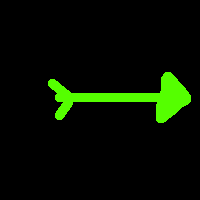
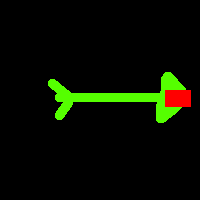
Revision of a layered 200px x 200px image; what changed, layer by layer:
added group "Groupe de calques" with 2 layers above "bow" over [165, 90, 191, 107]
added layer "arrow_hitbox" in group "Groupe de calques" over [165, 90, 191, 107]
moved "arrow" into group "Groupe de calques" over [165, 90, 191, 107]
